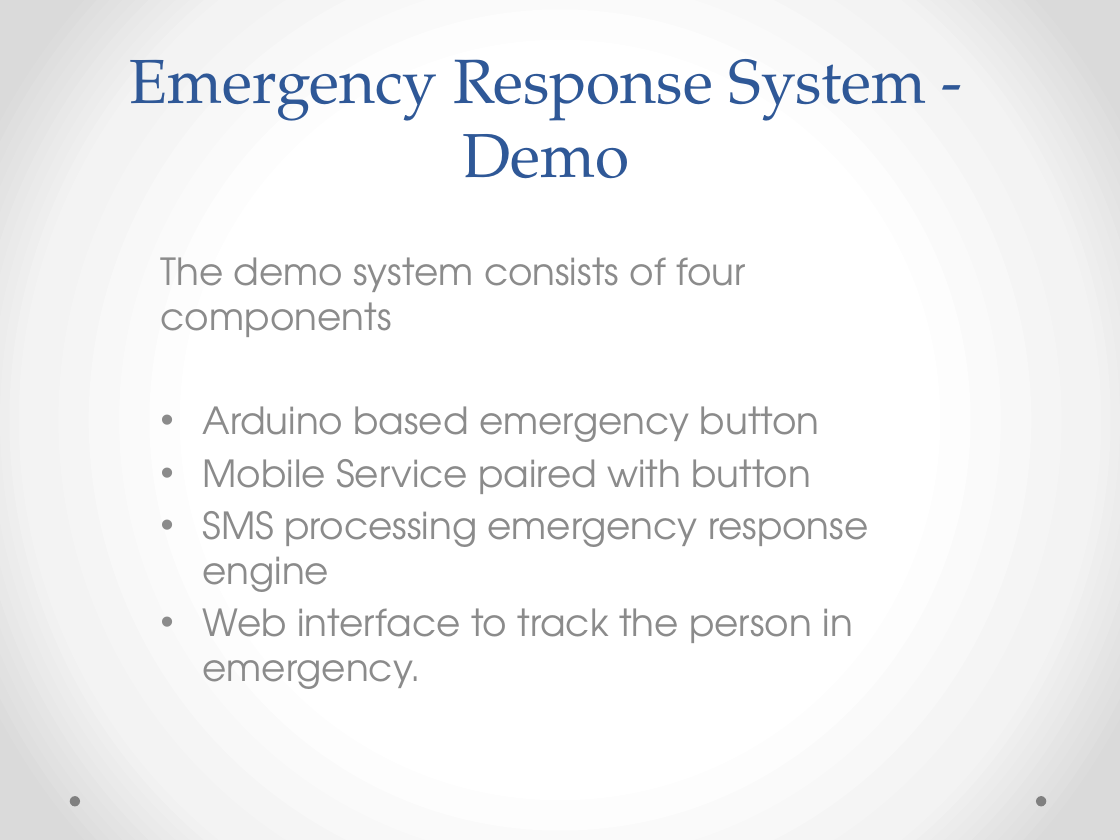
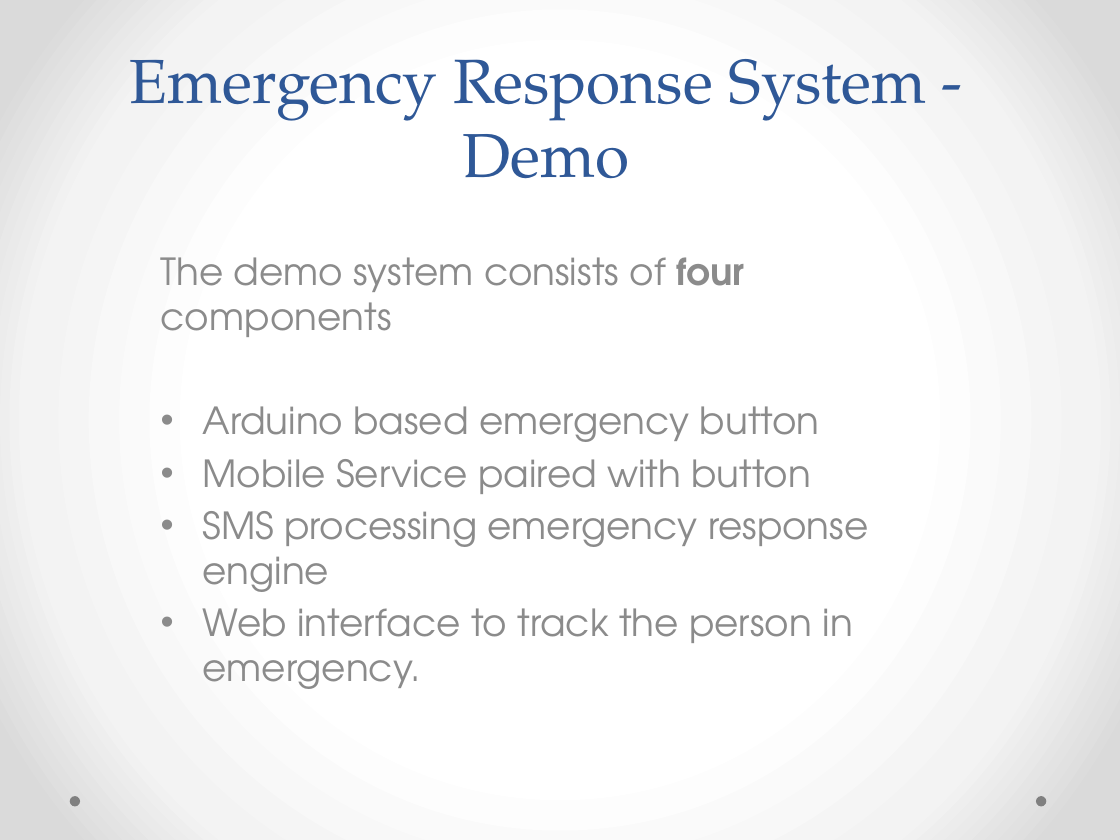
Before and after one commit to natrajkaushik/EmergencyResponseSystem, a slide deck: slide 3 of presentation/Emergency Response System.pptx (slide 2 before the commit). Drawn at 1120x840 pixels with LibreOffice and Linux fonts; fonts in the diff are those of the drawing. Boxes give left, top, right and bottom in pixels: in the first picture for what was removed or moved away, otherwise in the second. Text is boxed around its words. In the diff, an @@ line names an element or a change of style, - is before the commit and + after.

```diff
--- a/presentation/Emergency Response System.pptx
+++ b/presentation/Emergency Response System.pptx
@@ subtitle at box(161, 257, 744, 337): bold on in "four" @@
```
Also in this commit, not shown: 4 other slides changed, 4 slides added, 8 other files.
